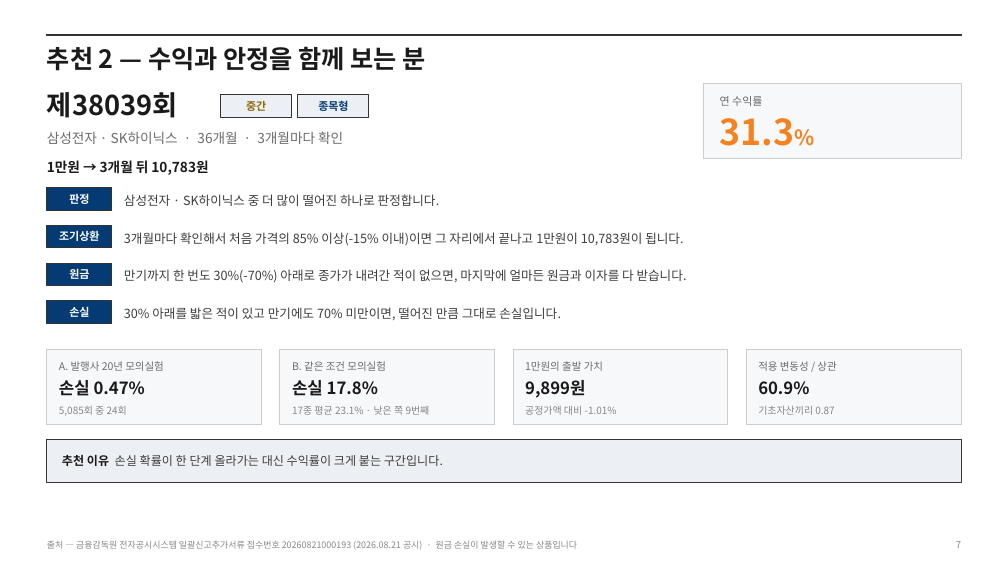
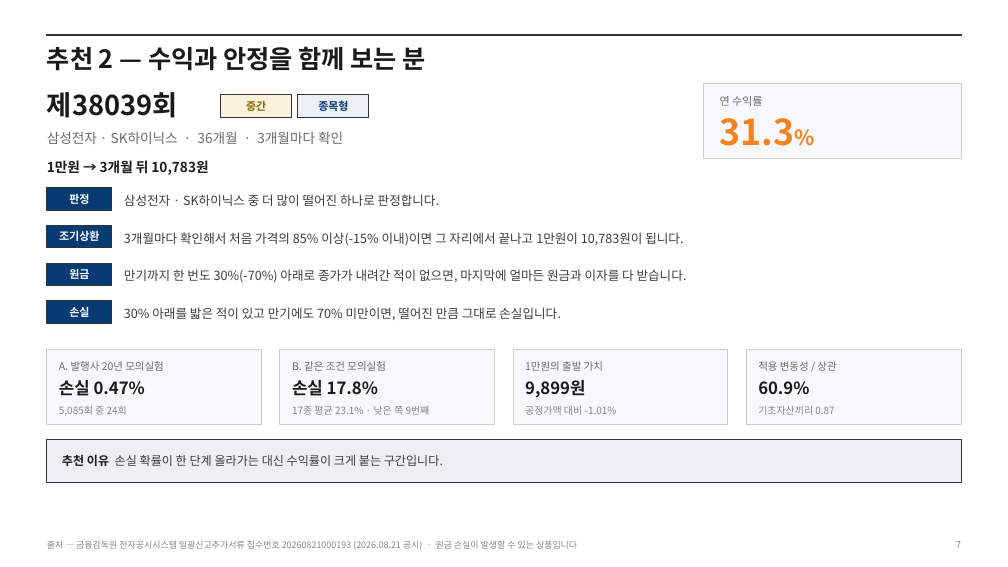
Before and after one commit to hanaroline/work_1, a slide deck: slide 7 of els-proposal.pptx. Drawn at 1008x567 pixels with LibreOffice and Linux fonts; fonts in the diff are those of the drawing. Boxes give left, top, right and bottom in pixels: in the first picture for what was removed or moved away, otherwise in the second. Text is boxed around its words. In the diff, an @@ line names an element or a change of style, - is before the commit and + after.

```diff
--- a/els-proposal.pptx
+++ b/els-proposal.pptx
@@ rectangle at bbox=[221, 95, 292, 117]: fill #ECEFF4 to #FBF2DC @@
```
Also in this commit, not shown: 3 other slides changed, 5 other files.
